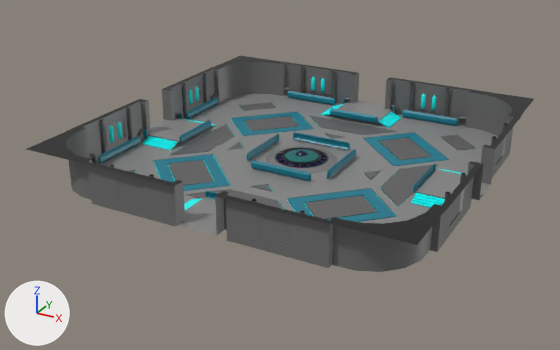
Before and after pictures for a commit that changed the FBX model Space Rescue/Assets/Art/Models/Environment/Rooms/HologramRoom.fbx.
Rendered twice from a 50 mm camera at (28.4, -55.5, 25.4) aimed at (-1.1, -1.9, -1.4). Lighting does not change. The marker at lower left points along +X, +Y and +Z. Where no turn or scale is listed for an object, it has been applied to the vertices.

Objects in the first picture: 'HologramRoom', 'HologramRoomGlass', 'HologramRoomStairs'.
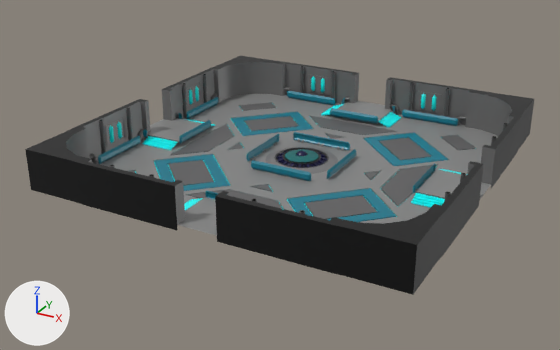
Commit message: Room fixes

Changed parts and their boxes (x1, y1, x2, y2) in the pictures (560 x 350 px):
'HologramRoom', reshaped
    before: (26, 56, 534, 272)
    after: (25, 56, 534, 295)
part 1 of me_plane_006, added (black)
    after: (25, 100, 534, 295)

What the commit changed:
me_plane_006 is used by ob_hologramroom; location (0.0, 0.0, 0.0).
me_plane_006 had 7227 vertices, 6462 faces and spanned x -16.0..16.0, y -16.0..16.0, z -0.7..3.0.
me_plane_006 now has 7264 vertices, 6495 faces and spans x -16.0..16.0, y -16.0..16.0, z -0.7..3.0.
Part 1, on me_plane_006:
37 new vertices lie (0.0, 0.0, -3.5) away from vertices in x -16.0..16.0, y -16.0..16.0, z 3.0.
33 new faces join them.
